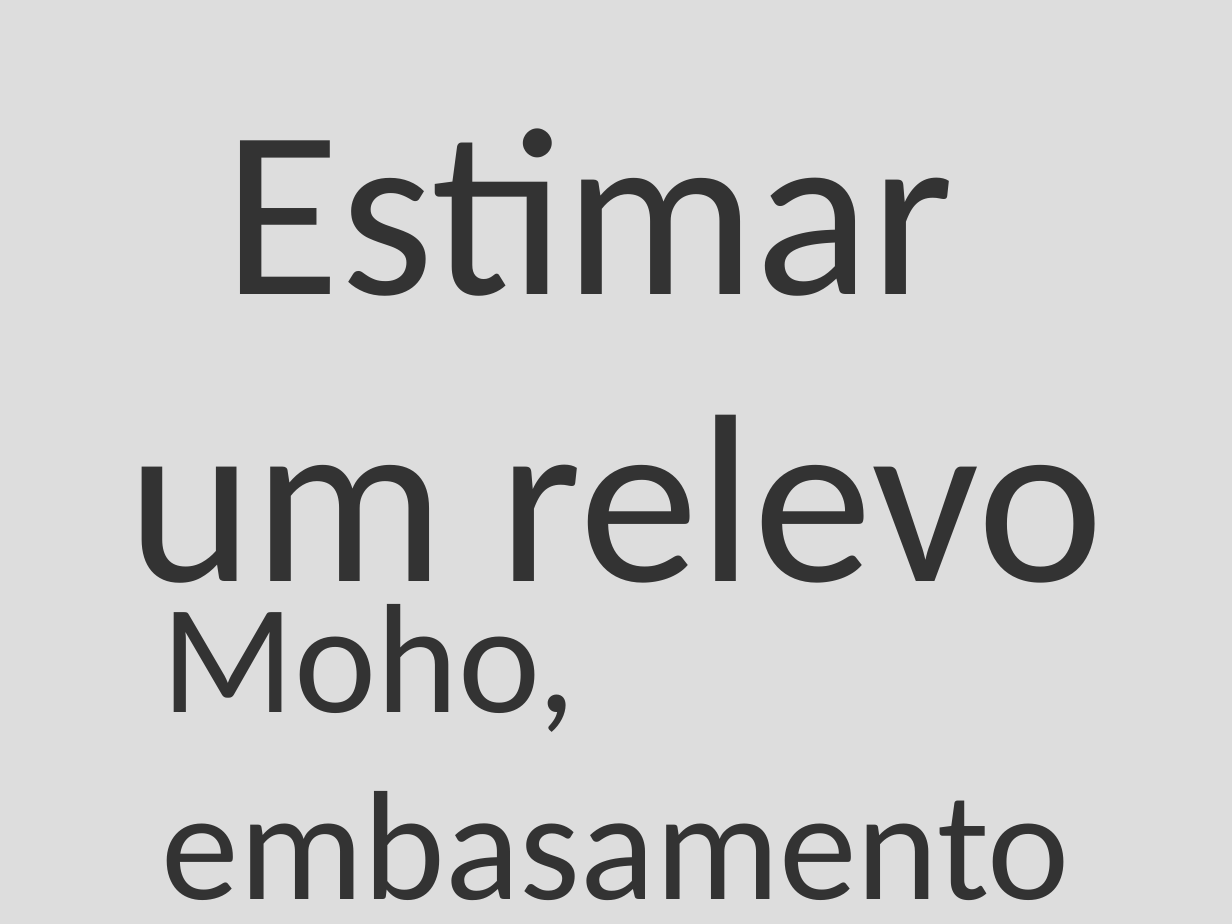
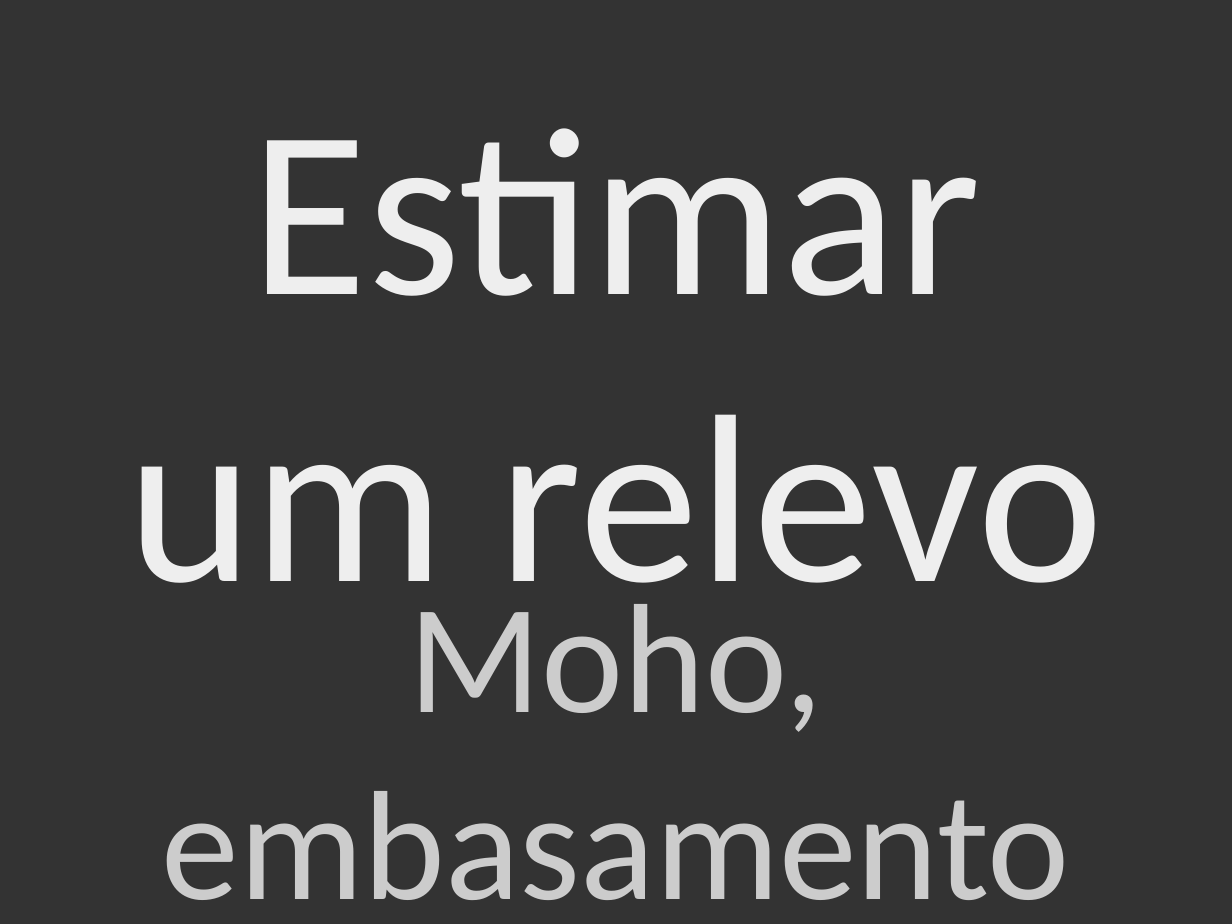
Before and after one commit to leouieda/seminario-on-2015, a slide deck: slide 3 of seminario-2015-leonardo-uieda.odp. Drawn at 1232x924 pixels with LibreOffice and Linux fonts; fonts in the diff are those of the drawing. Boxes give left, top, right and bottom in pixels: in the first picture for what was removed or moved away, otherwise in the second. Text is boxed around its words. In the diff, an @@ line names an element or a change of style, - is before the commit and + after.

```diff
--- a/seminario-2015-leonardo-uieda.odp
+++ b/seminario-2015-leonardo-uieda.odp
@@ background #DDDDDD to #333333 @@
@@ title "Estimar um relevo" at [128, 128, 1104, 637]: text colour #333333 to #EEEEEE @@
@@ title "Moho, embasamento" at [162, 604, 1070, 900]: text colour #333333 to #CCCCCC; alignment left to centre @@
```
Also in this commit, not shown: 5 other slides changed, 9 slides added, 1 slide removed, 2 other files.
